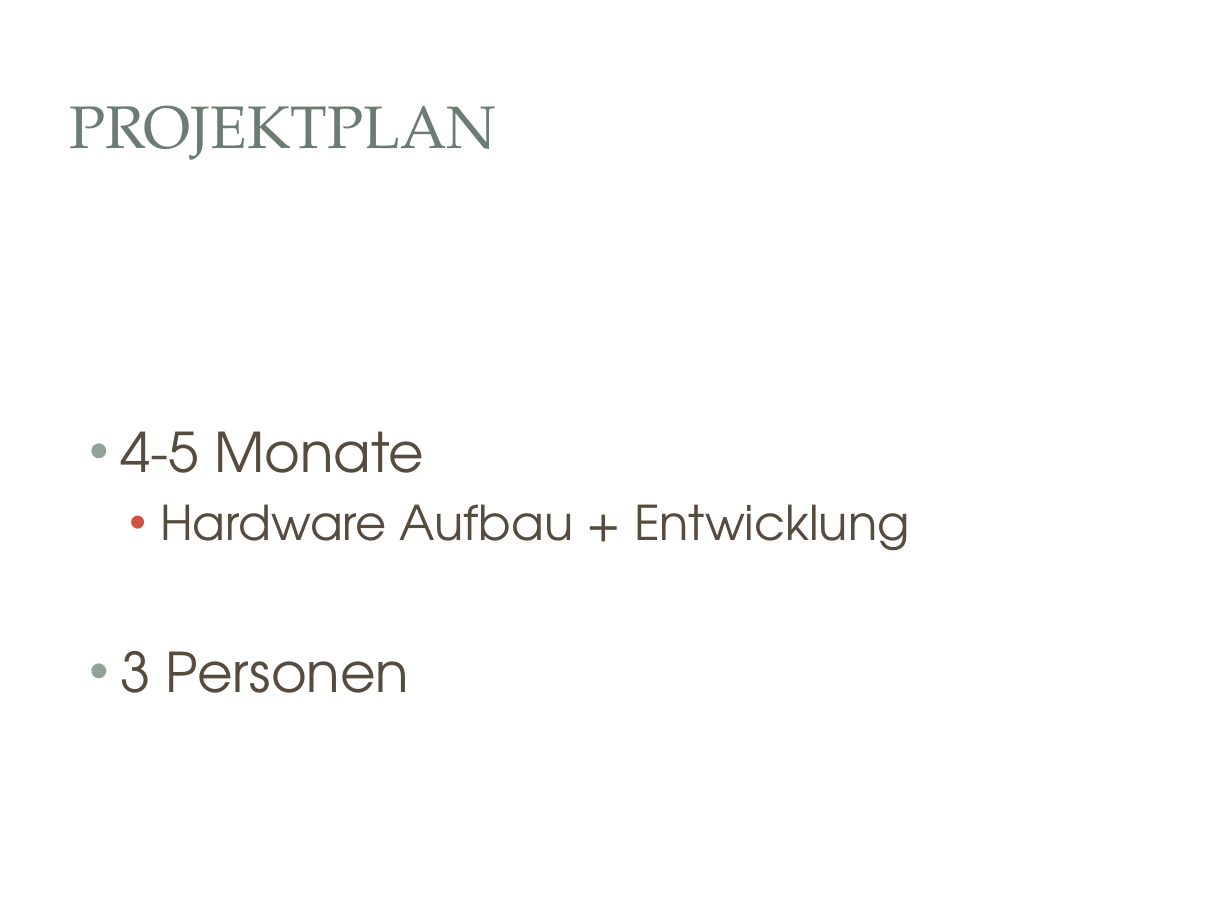
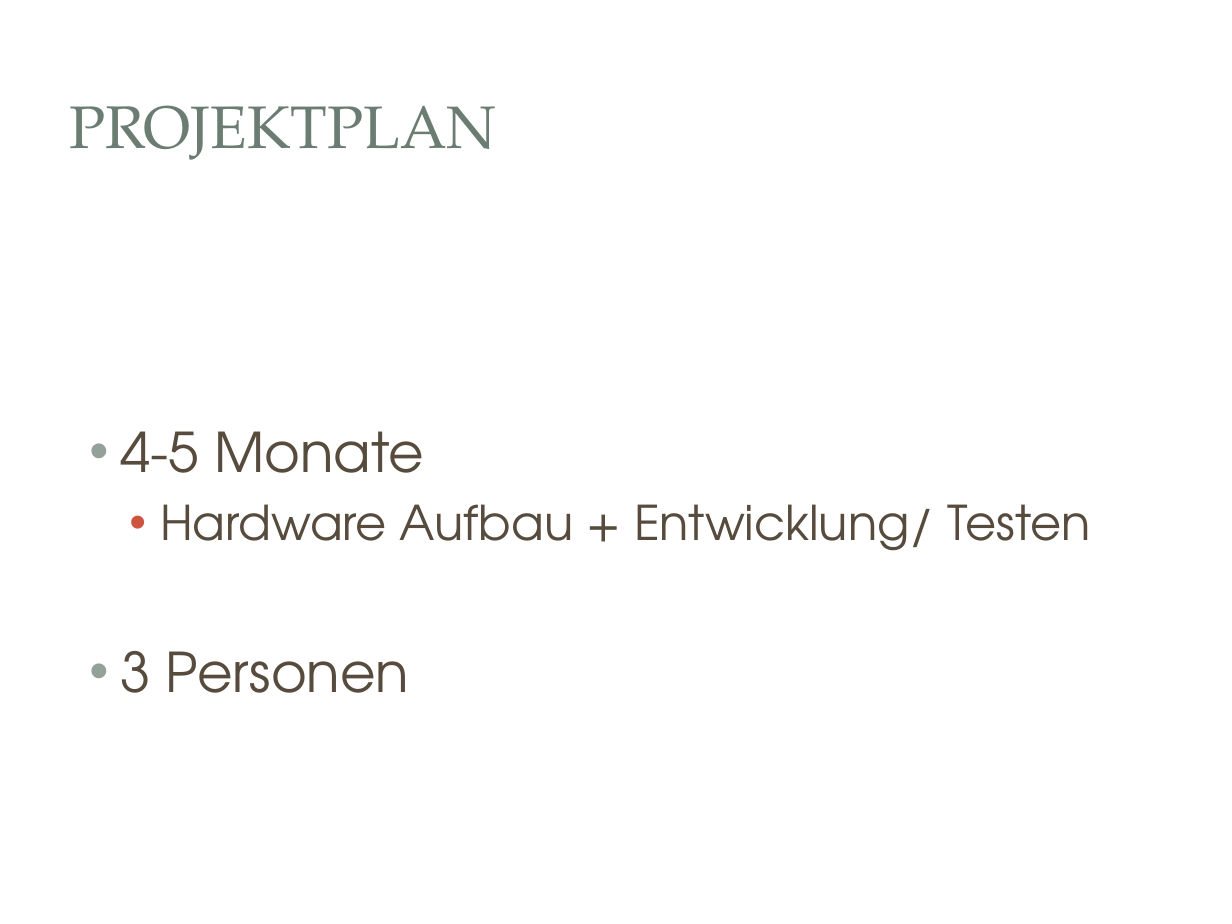
Before and after one commit to lightstalker89/MIT_SAD, a slide deck: slide 7 of 4th_sem/ak_SAD/grill_murrent/Ausgwählte Kapitel SAD.pptx. Drawn at 1232x924 pixels with LibreOffice and Linux fonts; fonts in the diff are those of the drawing; background and template pictures are left out. Boxes give left, top, right and bottom in pixels: in the first picture for what was removed or moved away, otherwise in the second. Text is boxed around its words. In the diff, an @@ line names an element or a change of style, - is before the commit and + after.

Commit message:
+) Update presentation (Grill Murrent)

```diff
--- a/4th_sem/ak_SAD/grill_murrent/Ausgwählte Kapitel SAD.pptx
+++ b/4th_sem/ak_SAD/grill_murrent/Ausgwählte Kapitel SAD.pptx
@@ text at (160, 504, 1091, 551): text changed @@
-  • Hardware Aufbau + Entwicklung
+  • Hardware Aufbau + Entwicklung/ Testen
```
